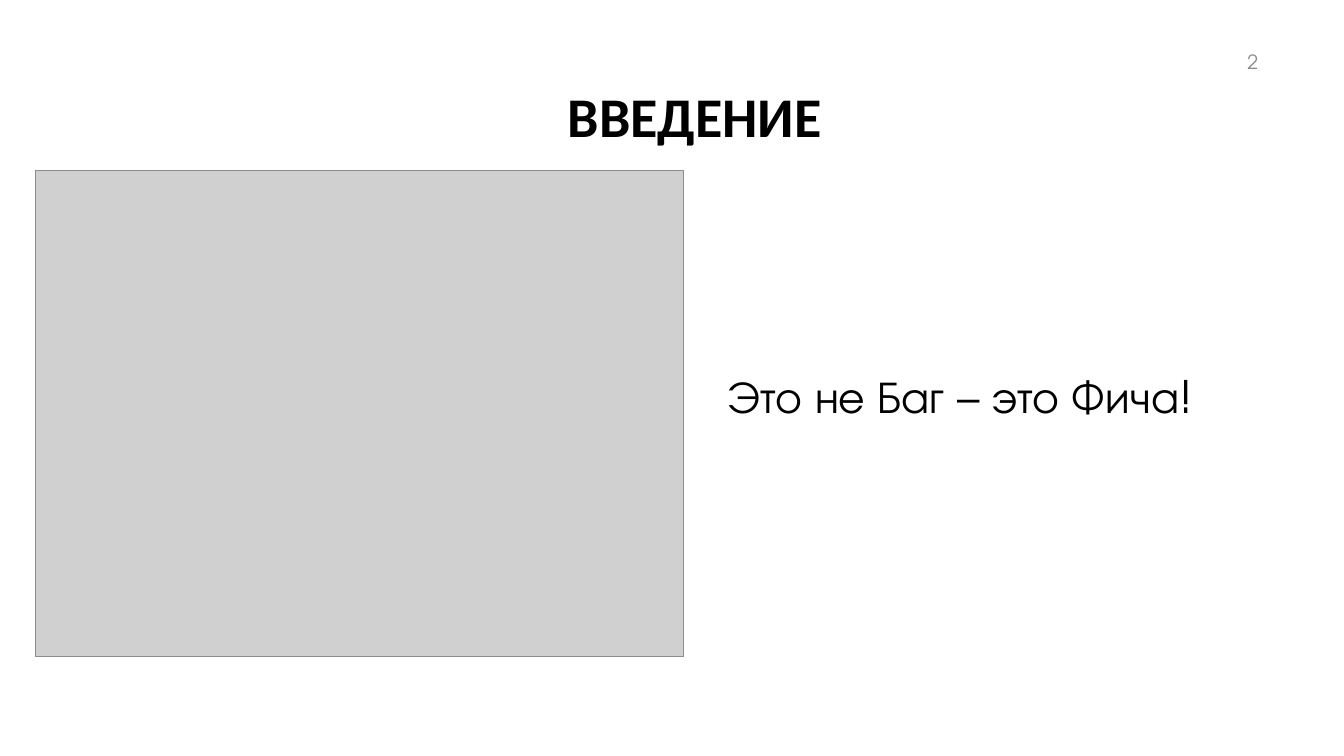
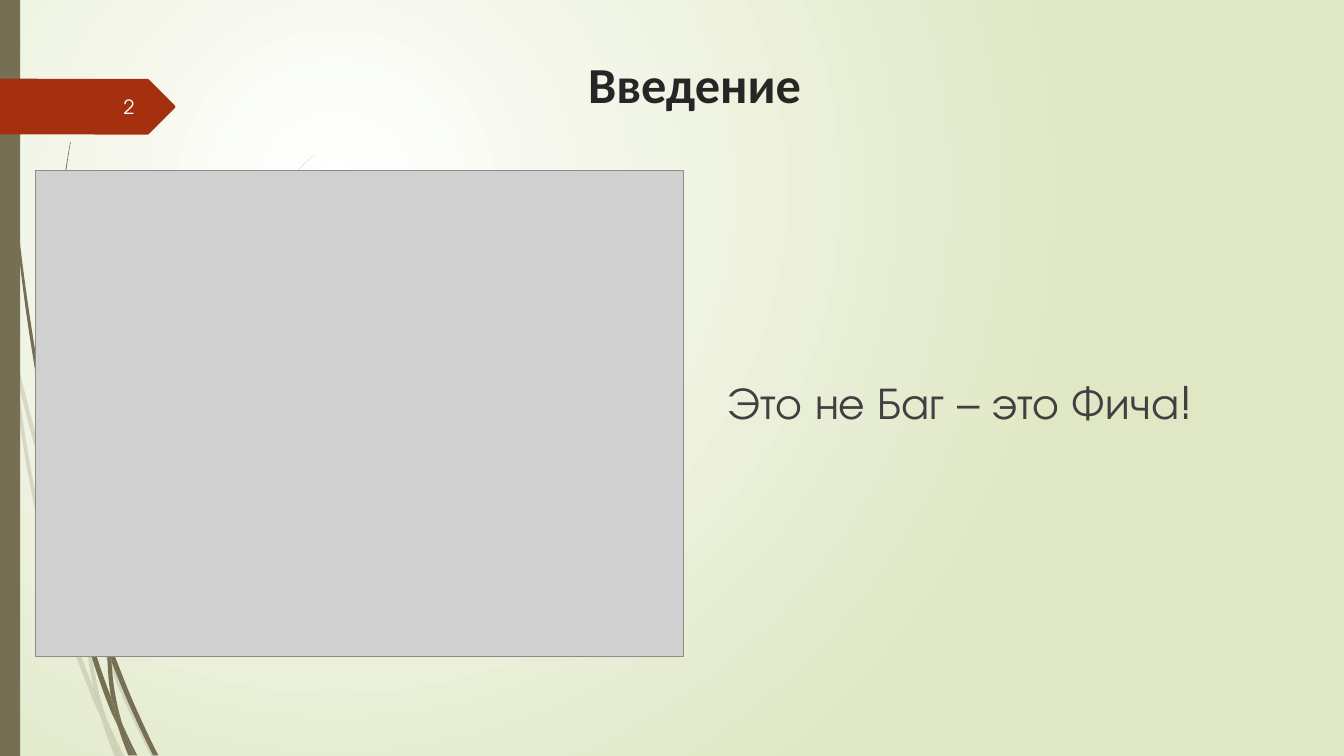
Before and after one commit to Sergeygaan/Lab1, a slide deck: slide 2 of Презентация.pptx. Drawn at 1344x756 pixels with LibreOffice and Linux fonts; fonts in the diff are those of the drawing; grey boxes stand for pictures; background and template pictures are left out. Boxes give left, top, right and bottom in pixels: in the first picture for what was removed or moved away, otherwise in the second. Text is boxed around its words. In the diff, an @@ line names an element or a change of style, - is before the commit and + after.

```diff
--- a/Презентация.pptx
+++ b/Презентация.pptx
@@ background #FFFFFF to gradient #FFFFFF to #DFE8C4 @@
@@ rectangle added at [0, 0, 20, 756], fill #766F54 @@
@@ title "Введение" at [588, 70, 801, 111]: vertical alignment middle to top @@
@@ freeform shape added at [0, 79, 175, 134], fill #A53010 @@
@@ page number: place and size @@
-page number at [1247, 54, 1258, 69]
+page number at [124, 99, 135, 114]
@@ page number at [124, 99, 135, 114]: text colour #8C8C8C to #FEFFFF @@
@@ title at [588, 70, 801, 111]: text changed; size 40 to 36 pt; text colour #000000 to #262626 @@
-ВВЕДЕНИЕ
+Введение
@@ text "Это не Баг – это ..." at [728, 386, 1179, 421]: text colour #000000 to #404040; line spacing 0.9 to 1 @@
@@ group added at [0, 154, 315, 756]: 9 freeform shapes @@
@@ group added at [3, 0, 158, 756]: 9 freeform shapes @@
```
Also in this commit, not shown: 8 other slides changed, 3 slides added, 4 slides removed, 3 other files.
